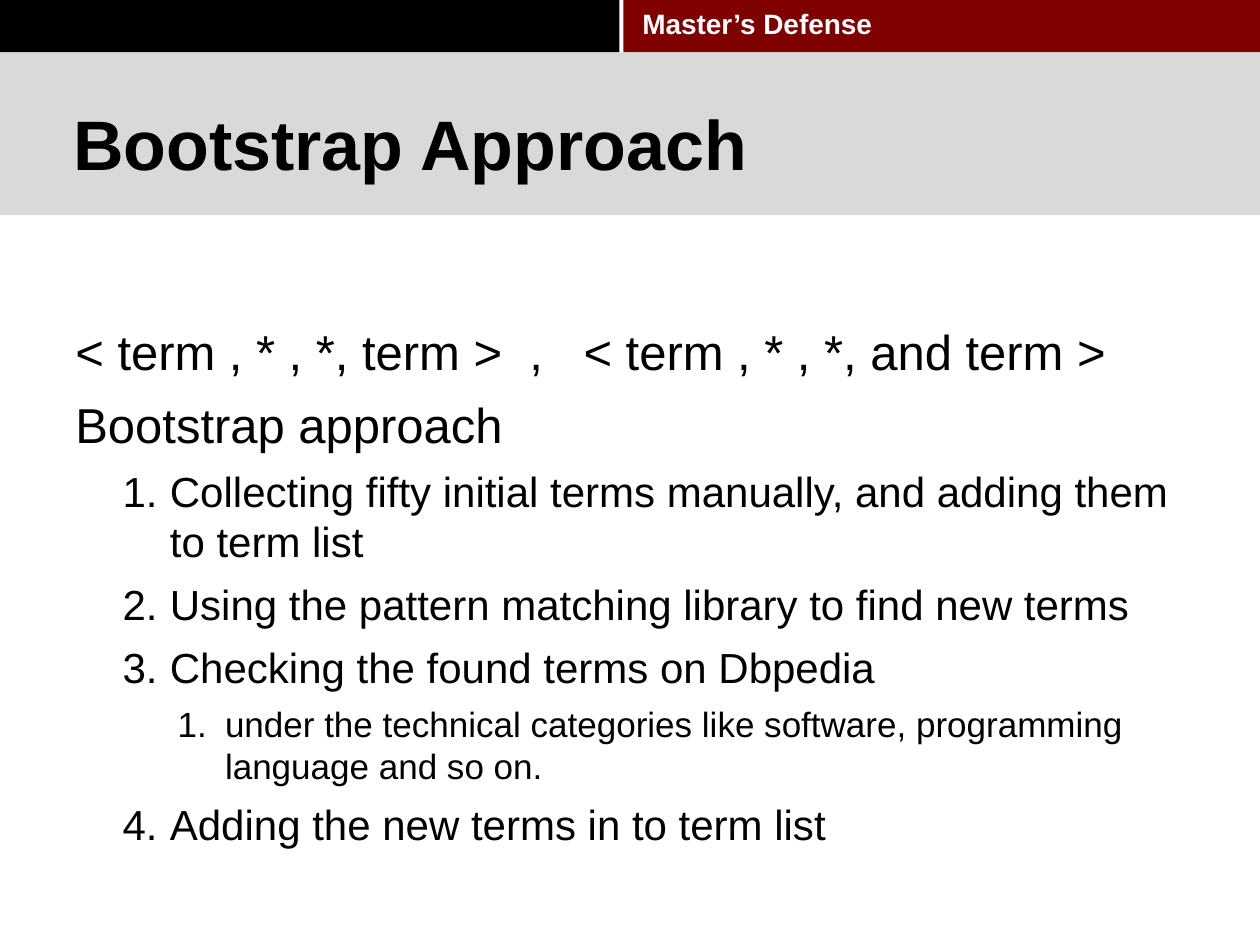
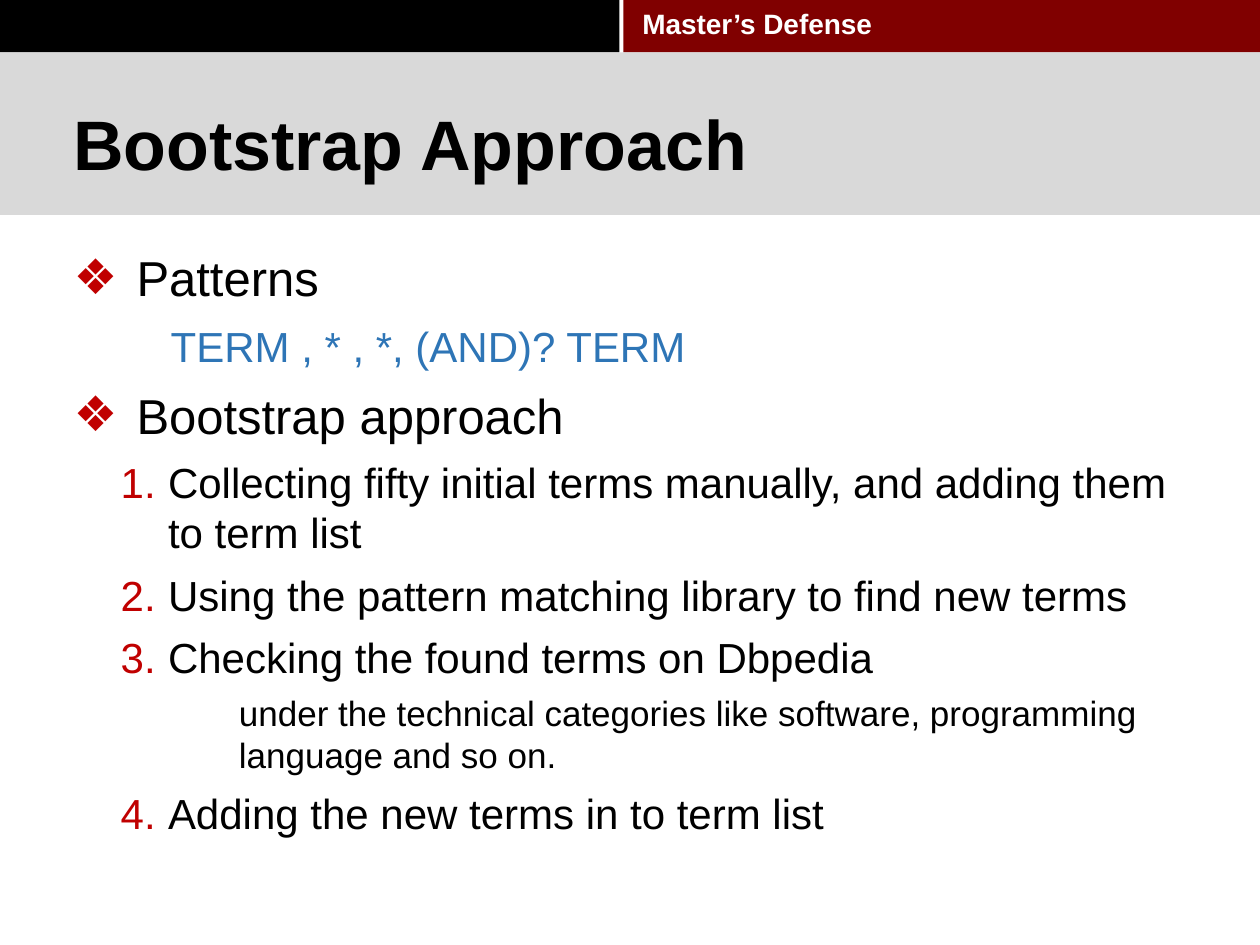
Before and after one commit to pkushiqiang/thesis, a slide deck: slide 44 of media/Master's thesis-2.pptx. Drawn at 1260x945 pixels with LibreOffice and Linux fonts; fonts in the diff are those of the drawing; background and template pictures are left out. Boxes give left, top, right and bottom in pixels: in the first picture for what was removed or moved away, otherwise in the second. Text is boxed around its words. In the diff, an @@ line names an element or a change of style, - is before the commit and + after.

```diff
--- a/media/Master's thesis-2.pptx
+++ b/media/Master's thesis-2.pptx
@@ text "Patterns": place and size @@
-text "Patterns" at box(75, 334, 1168, 848)
+text "Patterns" at box(137, 262, 1166, 837)
@@ text at box(137, 262, 685, 371): text changed; size 28 to 24 pt; text colour #000000 to #2E75B6 @@
-< term , * , *, term > , < term , * , *, and term >
+❖ Patterns
+TERM , * , *, (AND)? TERM
@@ text at box(137, 398, 1166, 837): bullet none to ❖; bullet colour #000000 to #C00000; bullet 1. to none; list level 3 to 4 in "under the technical categories like ..." @@
```
Also in this commit, not shown: 23 other slides changed.
